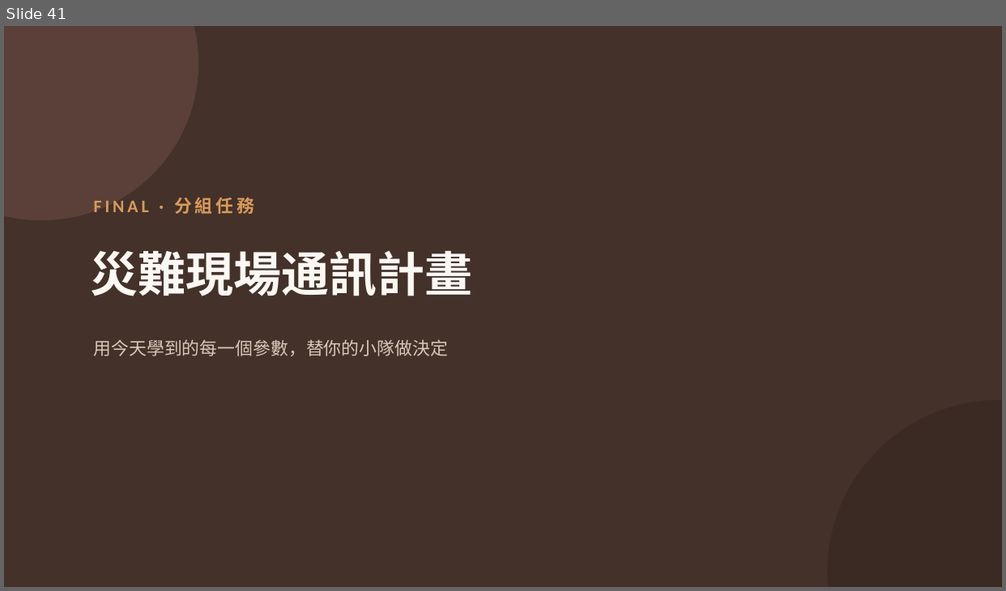
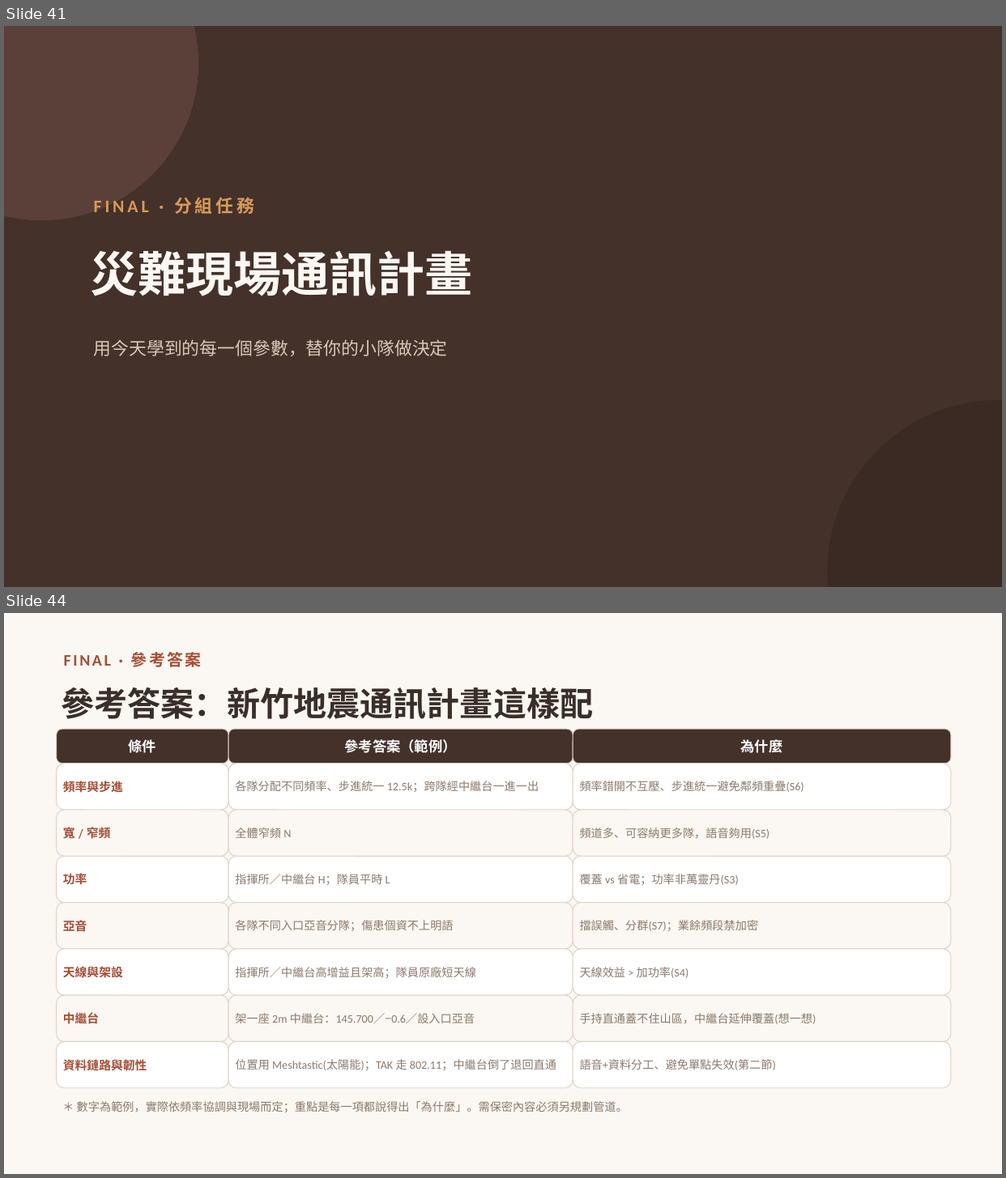
Before and after one commit to winson3QQ/Radio-Advanced, a slide deck: 投影片/進階無線電_課程投影片.pptx. Shown one above the other, each under a label of ours: slide 41 before the commit, slides 41 and 44 after it; the slides between them are not shown. The pictures are 1006x591 and 1006x1178 pixels, drawn with LibreOffice and Linux fonts; fonts in the diff are those of the drawing. Boxes give left, top, right and bottom in pixels: in the first picture for what was removed or moved away, otherwise in the second. Text is boxed around its words. In the diff, an @@ line names an element or a change of style, - is before the commit and + after.

```diff
--- a/投影片/進階無線電_課程投影片.pptx
+++ b/投影片/進階無線電_課程投影片.pptx
@@ slide 44 added at (4,613,1002,1174), background #FBF7F2 @@
@@ text added at (64,652,202,667), 15.5 pt, text #A44E36, bold @@
+FINAL · 參考答案
@@ text added at (61,688,593,719), 32 pt, text #3A2E28, bold @@
+參考答案：新竹地震通訊計畫這樣配
@@ rounded rectangle added at (57,729,228,764), fill #43312A, outline #DDD2C6 0.75 pt, 13.5 pt, text #FFFFFF, bold @@
+條件
@@ rounded rectangle added at (228,729,573,764), fill #43312A, outline #DDD2C6 0.75 pt, 13.5 pt, text #FFFFFF, bold @@
+參考答案（範例）
@@ rounded rectangle added at (573,729,951,764), fill #43312A, outline #DDD2C6 0.75 pt, 13.5 pt, text #FFFFFF, bold @@
+為什麼
@@ rounded rectangle added at (57,764,228,810), fill #FFFFFF, outline #DDD2C6 0.75 pt, 11.5 pt, text #A44E36, bold @@
+頻率與步進
@@ rounded rectangle added at (228,764,573,810), fill #FFFFFF, outline #DDD2C6 0.75 pt, 11 pt, text #8C7A6E @@
+各隊分配不同頻率、步進統一 12.5k；跨隊經中繼台一進一出
@@ rounded rectangle added at (573,764,951,810), fill #FFFFFF, outline #DDD2C6 0.75 pt, 11 pt, text #8C7A6E @@
+頻率錯開不互壓、步進統一避免鄰頻重疊(S6)
@@ rounded rectangle added at (57,810,228,856), fill #FBF7F2, outline #DDD2C6 0.75 pt, 11.5 pt, text #A44E36, bold @@
+寬 / 窄頻
@@ rounded rectangle added at (228,810,573,856), fill #FBF7F2, outline #DDD2C6 0.75 pt, 11 pt, text #8C7A6E @@
+全體窄頻 N
@@ rounded rectangle added at (573,810,951,856), fill #FBF7F2, outline #DDD2C6 0.75 pt, 11 pt, text #8C7A6E @@
+頻道多、可容納更多隊，語音夠用(S5)
@@ rounded rectangle added at (57,856,228,903), fill #FFFFFF, outline #DDD2C6 0.75 pt, 11.5 pt, text #A44E36, bold @@
+功率
@@ rounded rectangle added at (228,856,573,903), fill #FFFFFF, outline #DDD2C6 0.75 pt, 11 pt, text #8C7A6E @@
+指揮所／中繼台 H；隊員平時 L
@@ rounded rectangle added at (573,856,951,903), fill #FFFFFF, outline #DDD2C6 0.75 pt, 11 pt, text #8C7A6E @@
+覆蓋 vs 省電；功率非萬靈丹(S3)
@@ rounded rectangle added at (57,903,228,949), fill #FBF7F2, outline #DDD2C6 0.75 pt, 11.5 pt, text #A44E36, bold @@
+亞音
@@ rounded rectangle added at (228,903,573,949), fill #FBF7F2, outline #DDD2C6 0.75 pt, 11 pt, text #8C7A6E @@
+各隊不同入口亞音分隊；傷患個資不上明語
@@ rounded rectangle added at (573,903,951,949), fill #FBF7F2, outline #DDD2C6 0.75 pt, 11 pt, text #8C7A6E @@
+擋誤觸、分群(S7)；業餘頻段禁加密
@@ rounded rectangle added at (57,949,228,995), fill #FFFFFF, outline #DDD2C6 0.75 pt, 11.5 pt, text #A44E36, bold @@
+天線與架設
@@ rounded rectangle added at (228,949,573,995), fill #FFFFFF, outline #DDD2C6 0.75 pt, 11 pt, text #8C7A6E @@
+指揮所／中繼台高增益且架高；隊員原廠短天線
@@ rounded rectangle added at (573,949,951,995), fill #FFFFFF, outline #DDD2C6 0.75 pt, 11 pt, text #8C7A6E @@
+天線效益 > 加功率(S4)
@@ rounded rectangle added at (57,995,228,1042), fill #FBF7F2, outline #DDD2C6 0.75 pt, 11.5 pt, text #A44E36, bold @@
+中繼台
@@ rounded rectangle added at (228,995,573,1042), fill #FBF7F2, outline #DDD2C6 0.75 pt, 11 pt, text #8C7A6E @@
+架一座 2m 中繼台：145.700／−0.6／設入口亞音
@@ rounded rectangle added at (573,995,951,1042), fill #FBF7F2, outline #DDD2C6 0.75 pt, 11 pt, text #8C7A6E @@
+手持直通蓋不住山區，中繼台延伸覆蓋(想一想)
@@ rounded rectangle added at (57,1042,228,1088), fill #FFFFFF, outline #DDD2C6 0.75 pt, 11.5 pt, text #A44E36, bold @@
+資料鏈路與韌性
@@ rounded rectangle added at (228,1042,573,1088), fill #FFFFFF, outline #DDD2C6 0.75 pt, 11 pt, text #8C7A6E @@
+位置用 Meshtastic(太陽能)；TAK 走 802.11；中繼台倒了退回直通
@@ rounded rectangle added at (573,1042,951,1088), fill #FFFFFF, outline #DDD2C6 0.75 pt, 11 pt, text #8C7A6E @@
+語音+資料分工、避免單點失效(第二節)
@@ rounded rectangle added at (57,1088,951,1126), 11 pt, text #8C7A6E @@
+＊ 數字為範例，實際依頻率協調與現場而定；重點是每一項都說得出「為什麼」。需保密內容必須另規劃管道。
```
Also in this commit, not shown: 4 slides changed, 1 slide removed.
